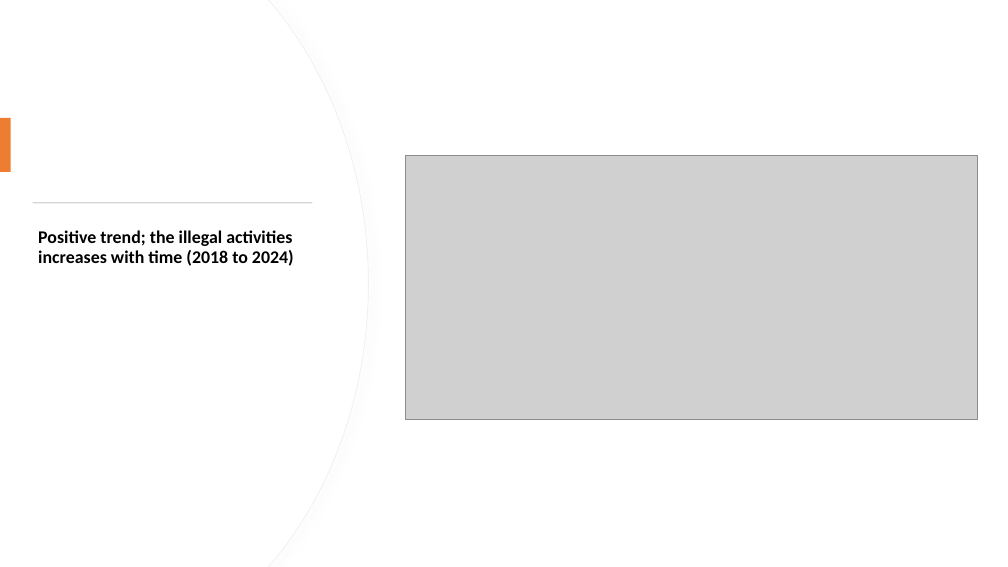
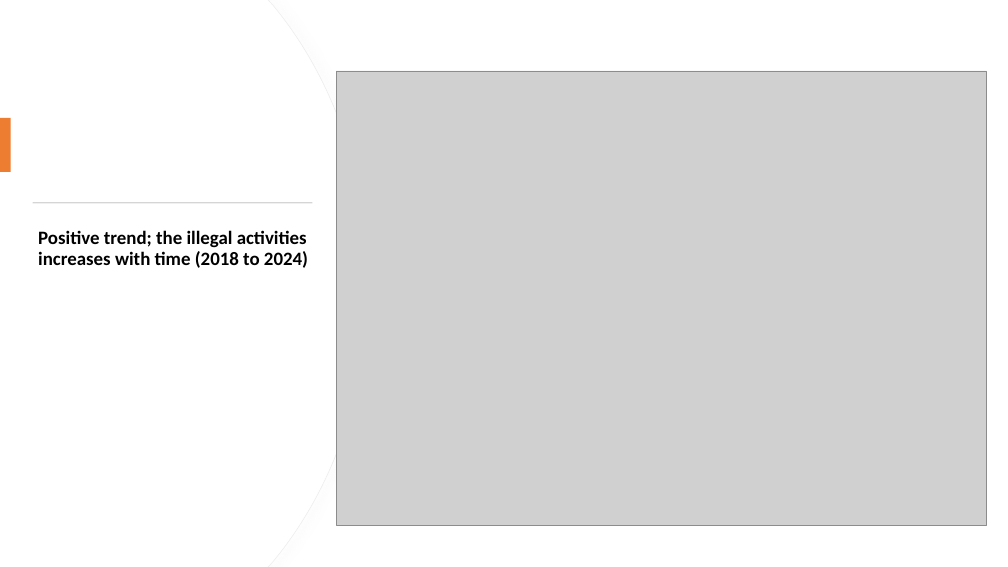
Before and after one commit to dukebaya/Phase-5-Capstone-Project-Team-15, a slide deck: slide 7 of Final presentation Leveraging Machine Learning to Combat Bushmeat Poaching.pptx. Drawn at 1008x567 pixels with LibreOffice and Linux fonts; fonts in the diff are those of the drawing; grey boxes stand for pictures. Boxes give left, top, right and bottom in pixels: in the first picture for what was removed or moved away, otherwise in the second. Text is boxed around its words. In the diff, an @@ line names an element or a change of style, - is before the commit and + after.

```diff
--- a/Final presentation Leveraging Machine Learning to Combat Bushmeat Poaching.pptx
+++ b/Final presentation Leveraging Machine Learning to Combat Bushmeat Poaching.pptx
@@ picture: place and size @@
-picture at (405,156,978,420)
+picture at (337,71,987,526)
@@ text "Positive trend; the illegal activities ..." at (38,230,308,268): size 17 to 18 pt @@
```
Also in this commit, not shown: 11 other slides changed, 1 slide added, 4 other files.
